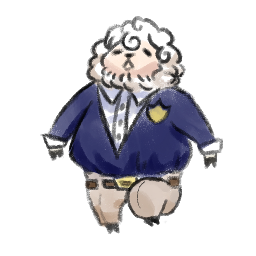
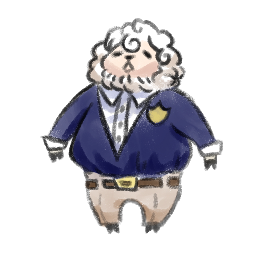
Comparing the layer stacks of the two w=256, h=256 images. Changes:
hid "Layer4" over [40, 16, 223, 234]
showed "Layer3" over [40, 18, 223, 234]
